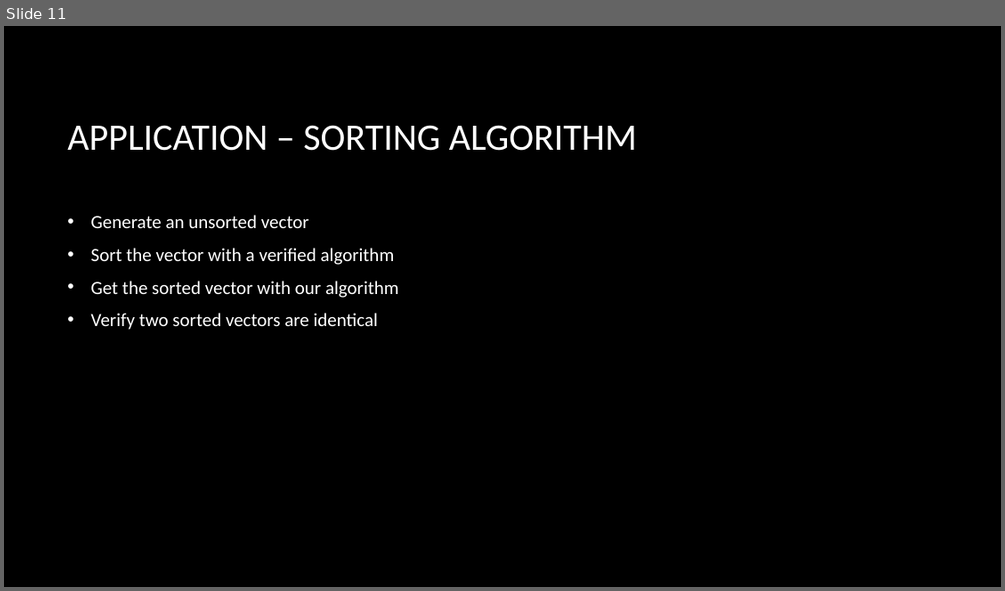
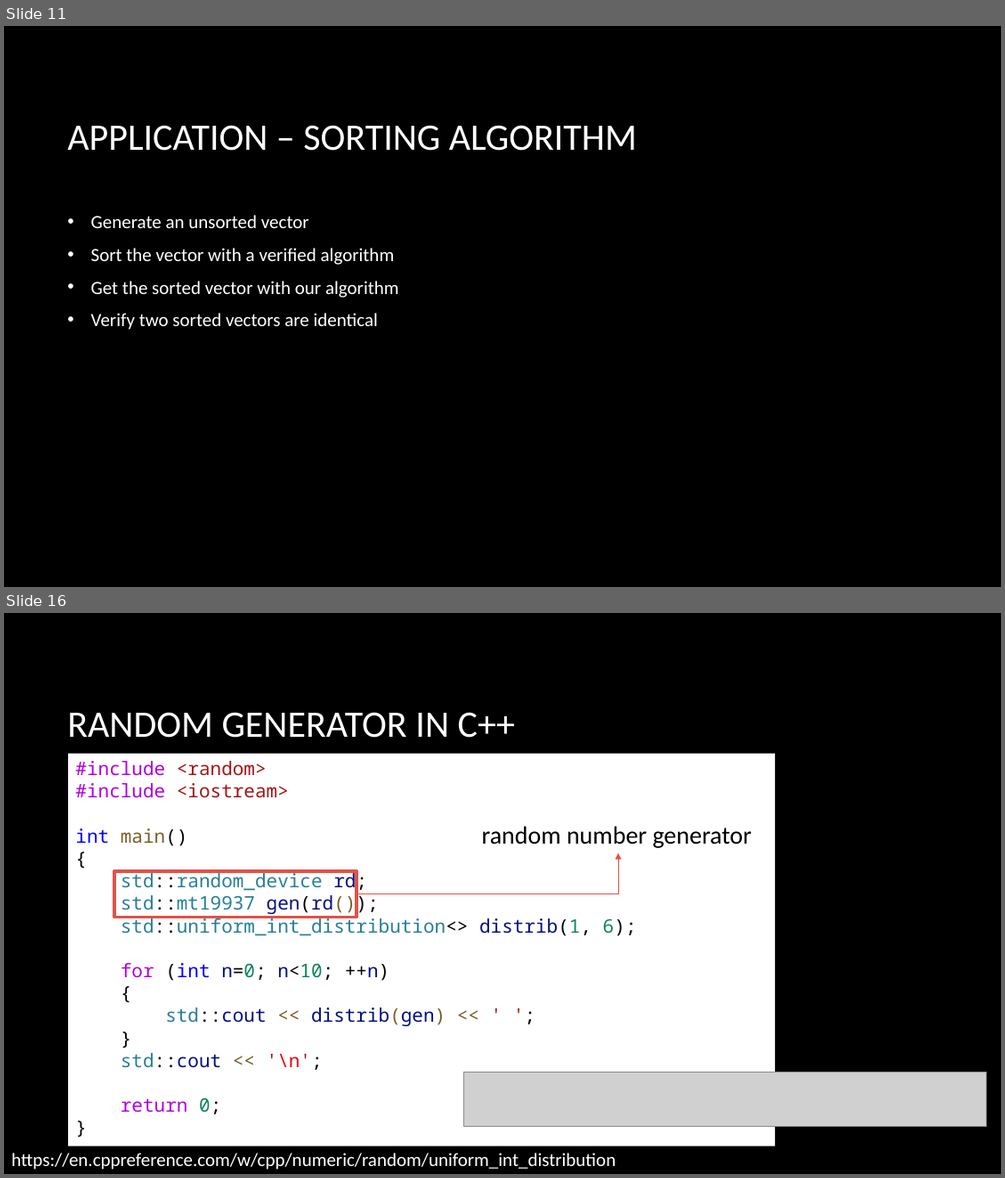
Before and after one commit to CNOCycle/cpp_tutorial, a slide deck: lab04/00-lab04.pptx. Shown one above the other, each under a label of ours: slide 11 before the commit, slides 11 and 16 after it; the slides between them are not shown. The pictures are 1005x591 and 1005x1178 pixels, drawn with LibreOffice and Linux fonts; fonts in the diff are those of the drawing; grey boxes stand for pictures; background and template pictures are left out. Boxes give left, top, right and bottom in pixels: in the first picture for what was removed or moved away, otherwise in the second. Text is boxed around its words. In the diff, an @@ line names an element or a change of style, - is before the commit and + after.

```diff
--- a/lab04/00-lab04.pptx
+++ b/lab04/00-lab04.pptx
@@ slide 16 added at (4,613,1001,1174), background picture (left out) @@
@@ title added at (67,712,515,738), 36 pt, text #FFFFFF @@
+RANDOM GENERATOR IN C++
@@ rectangle added at (68,754,775,1146), fill #FFFFFF, 18 pt, text #267F99 @@
+#include <random>
+#include <iostream>
+int main()
+{
+std::random_device rd;
+std::mt19937 gen(rd());
+std::uniform_int_distribution<> distrib(1, 6);
+for (int n=0; n<10; ++n)
+{
+std::cout << distrib(gen) << ' ';
+}
+std::cout << '\n';
+return 0;
+}
@@ text added at (482,826,752,848), 24 pt, text #000000 @@
+random number generator
@@ rectangle added at (114,871,357,916), outline #E25247 3 pt @@
@@ elbow arrow added from (357, 894) to (618, 853), #E25247 0.75 pt @@
@@ picture added at (464,1071,987,1126) @@
@@ text added at (11,1152,615,1169), 18 pt, text #FFFFFF @@
+https://en.cppreference.com/w/cpp/numeric/random/uniform_int_distribution
```
Also in this commit, not shown: 1 slide changed, 4 other slides added, 21 other files.
